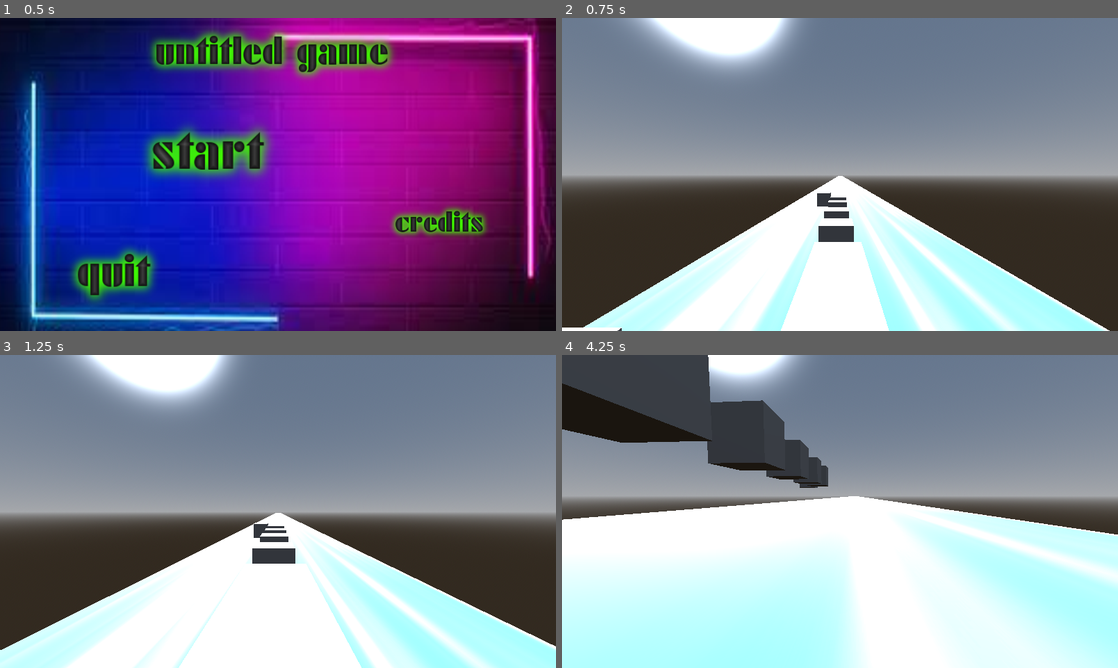
Above: before the commit, frames 1-4 (two rows, left to right).
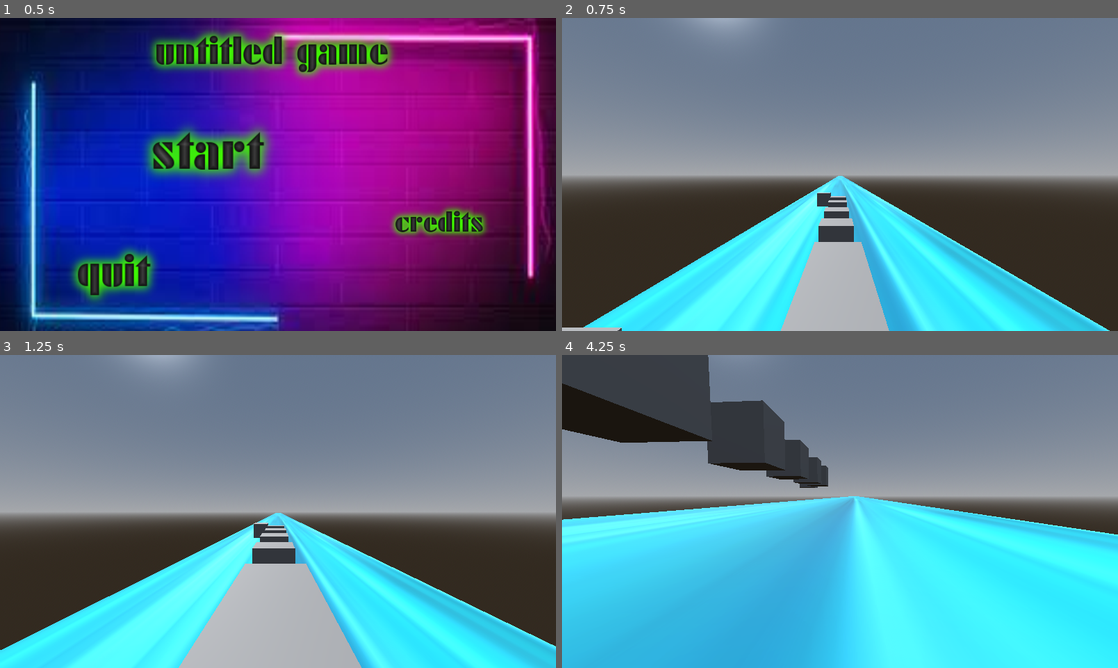
Above: after the commit, the same moments.

Repository: JoukePouke/Game-off-2023
Game: Godot game, scene res://Assets/Scenes/MainMenu.tscn
The game is run twice, just before and just after one commit, with the same random seed, the same clock (stepped at 60 frames per second) and the same inputs.
Inputs (mouse positions are in pixels of both pictures, inside the frame that each line leads up to):
- Up to frame 1 (0.5 s): no input
- Up to frame 2 (0.75 s): click (767, 158) at 0.5 s
- Up to frame 3 (1.25 s): no input
- Up to frame 4 (4.25 s): tap Enter (ui_accept) at 1.25, 1.52, 2.27, 3.77 s; move the mouse to (867, 511) at 1.27 s; hold Right (right) 1.28-2.03 s; tap F at 1.35, 3.6 s; click (867, 511) at 1.42 s; move the mouse to (812, 511) at 2.02 s; hold A (left) 2.03-2.78 s; tap Shift at 2.1 s; move the mouse to (851, 505) at 2.77 s; hold E 2.78-3.53 s; hold Right (right) from 2.78 s (still down); move the mouse to (834, 517) at 3.52 s; click (834, 517) at 3.67 s

Frame 1 is identical in both runs. In frame 2, 27% of the frame differs, in the area x 0-99%, y 0-100%; in frame 3, 31%; in frame 4, 52%, in the area x 0-100%, y 0-100%.

Commit message:
changed sun light energy to 1.825
it was to bright

Diff:
--- a/Assets/Scenes/MainLevel.tscn
+++ b/Assets/Scenes/MainLevel.tscn
@@ -64,7 +64,7 @@
 
 [node name="OmniLight3D" type="DirectionalLight3D" parent="."]
 transform = Transform3D(0.764888, -0.496168, 0.410808, 0.135042, 0.747078, 0.650875, -0.629849, -0.44237, 0.638435, 0, 18.9075, -25.0077)
-light_energy = 29.775
+light_energy = 1.825
 
 [node name="respawn" type="Marker3D" parent="."]
 transform = Transform3D(-1, 0, -8.74228e-08, 0, 1, 0, 8.74228e-08, 0, -1, 0, 6.06272, -3.61863)
